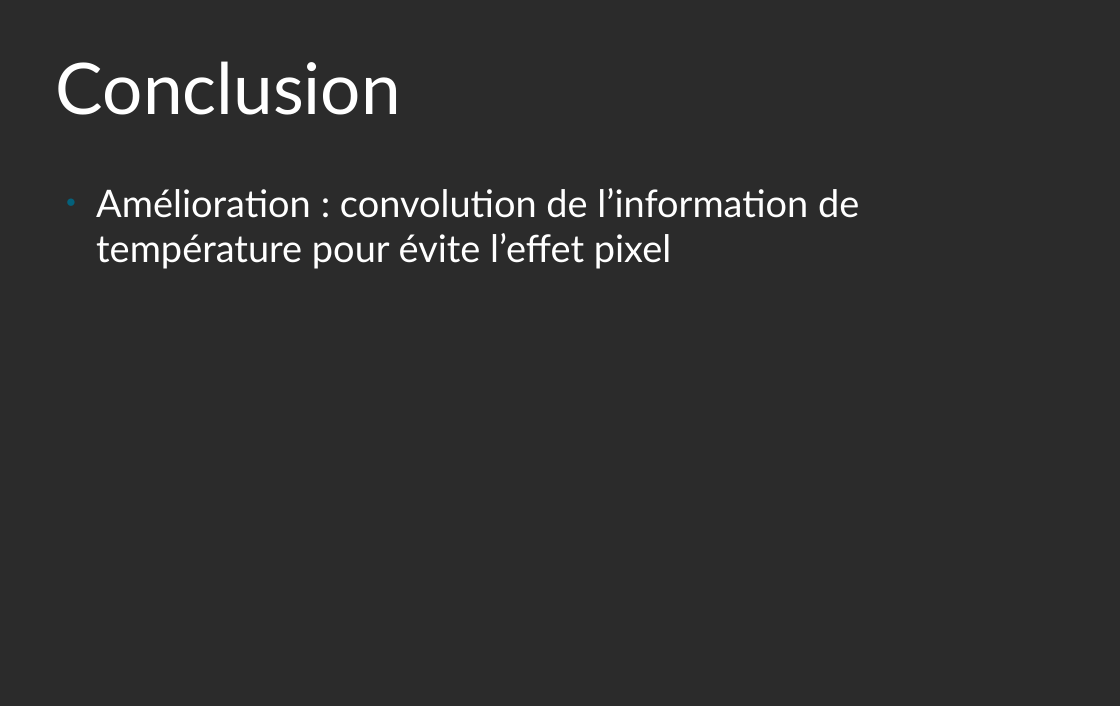
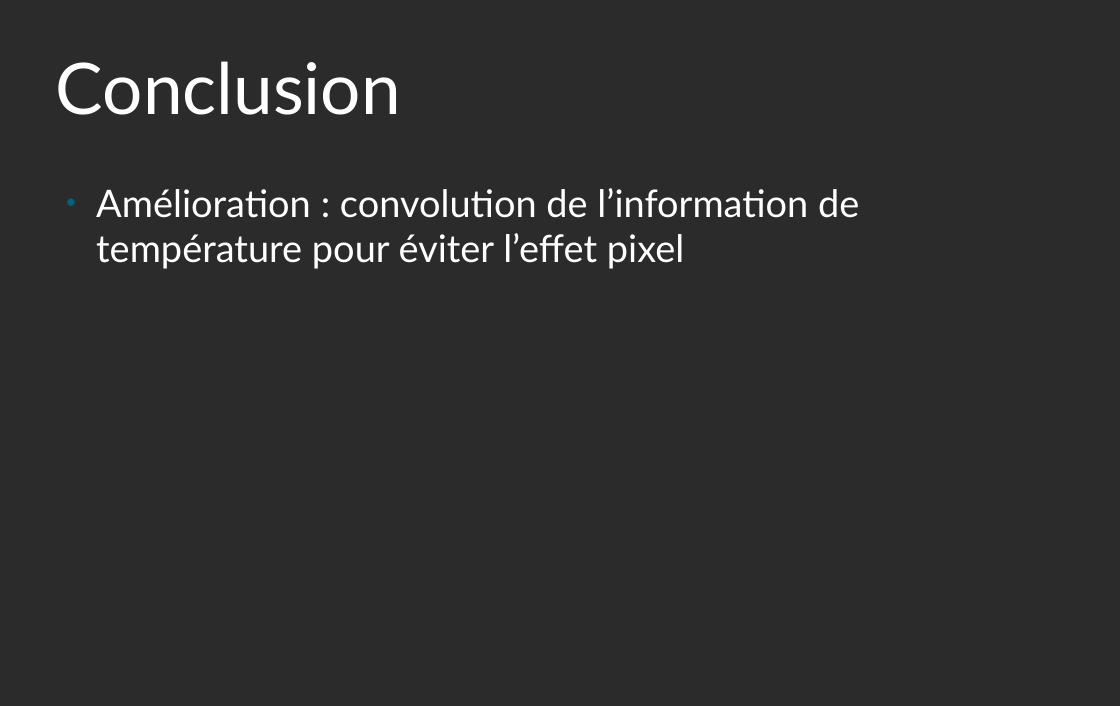
Before and after one commit to yannou38/ImageFusion, a slide deck: slide 10 of presM2M.odp (slide 11 before the commit). Drawn at 1120x706 pixels with LibreOffice and Linux fonts; fonts in the diff are those of the drawing; background and template pictures are left out; a plain dark background stands for a picture behind light text. Boxes give left, top, right and bottom in pixels: in the first picture for what was removed or moved away, otherwise in the second. Text is boxed around its words. In the diff, an @@ line names an element or a change of style, - is before the commit and + after.

```diff
--- a/presM2M.odp
+++ b/presM2M.odp
@@ text at [96,188,859,269]: text changed @@
-● Amélioration : convolution de l’information de température pour évite l’effet pixel
+● Amélioration : convolution de l’information de température pour éviter l’effet pixel
```
Also in this commit, not shown: 1 slide added, 2 slides removed.
